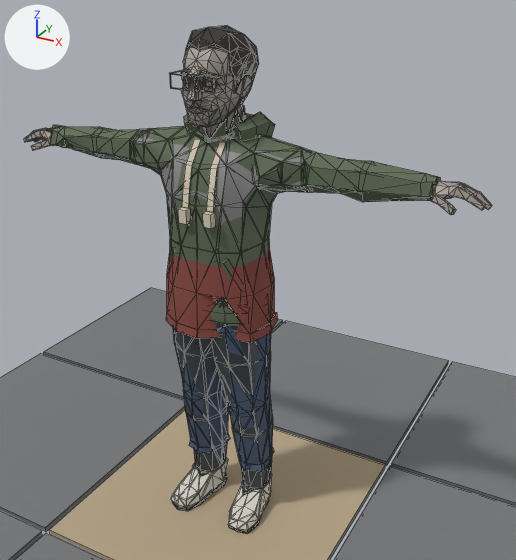
The Blender file assets/source/characters/survivor_01/survivor_01.blend: old version first, new version second.
The view is the same before and after, from a 50 mm camera at (1.21, -1.949, 1.946) aimed at (0.099, 0.072, 0.936). Every picture has the same lights, and +X, +Y and +Z are marked at upper left. The first picture is the older version. Mesh edges are drawn as thin lines on the coarser meshes.

The first picture shows 'review_floor', 'survivor_01', 'survivor_01_hoodie', 'survivor_01_jeans', 'survivor_01_t_shirt', 'survivor_01_trainers' and 1 more.
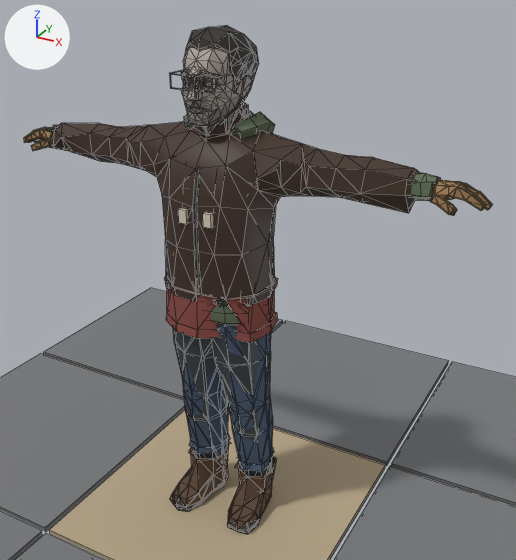
Boxes (x1, y1, x2, y2) around the edits, measured in the pictures (516 x 560 px):
'survivor_01_leather_jacket', added: after (49, 103, 419, 306)
    faces in mat_pal_leather_brown (brown #3f2c22): (49, 103, 419, 306)
    faces in mat_pal_steel (grey #8b8e90): (194, 168, 202, 297)
'survivor_01_work_boots', added: after (170, 441, 276, 534)
    faces in mat_pal_boot_brown (brown #5a4231): (172, 441, 276, 530)
    faces in mat_pal_rubber (dark grey #363634): (170, 479, 260, 534)
'survivor_01_work_gloves', added: after (24, 127, 492, 216)
'survivor_01_jumper', added (mostly hidden): after (226, 106, 245, 126)
'survivor_01_hoodie', unchanged, covered by the edit: before (46, 106, 440, 324); after (46, 112, 440, 324)
'survivor_01_trainers', unchanged, covered by the edit: before (171, 457, 272, 534)

The change, as a diff of the scene's bpy script:
```diff
--- a/assets/source/characters/survivor_01/survivor_01.blend.py
+++ b/assets/source/characters/survivor_01/survivor_01.blend.py
@@ mat_pal_glove_tan @@
+mat_pal_glove_tan = principled_material('pal.glove_tan')
+mat_pal_glove_tan.base_color = (0.323, 0.195, 0.0802)  # brown #9a7a50
+mat_pal_glove_tan.roughness = 0.85
@@ mat_pal_rubber @@
+mat_pal_rubber = principled_material('pal.rubber')
+mat_pal_rubber.base_color = (0.0369, 0.0369, 0.0343)  # dark grey #363634
+mat_pal_rubber.roughness = 0.9
@@ mat_pal_boot_brown @@
+mat_pal_boot_brown = principled_material('pal.boot_brown')
+mat_pal_boot_brown.base_color = (0.102, 0.0545, 0.0307)  # brown #5a4231
+mat_pal_boot_brown.roughness = 0.7
@@ mat_pal_leather_brown @@
+mat_pal_leather_brown = principled_material('pal.leather_brown')
+mat_pal_leather_brown.base_color = (0.0497, 0.0252, 0.016)  # brown #3f2c22
+mat_pal_leather_brown.roughness = 0.55
@@ mat_pal_steel @@
+mat_pal_steel = principled_material('pal.steel')
+mat_pal_steel.base_color = (0.258, 0.27, 0.279)  # grey #8b8e90
+mat_pal_steel.metallic = 0.8
+mat_pal_steel.roughness = 0.4
@@ mat_pal_fabric_navy @@
+mat_pal_fabric_navy = principled_material('pal.fabric_navy')
+mat_pal_fabric_navy.base_color = (0.0482, 0.0666, 0.12)  # dark blue #3e4961
+mat_pal_fabric_navy.roughness = 0.95
@@ me_survivor_01_work_gloves @@
+me_survivor_01_work_gloves.from_pydata(...)  # 192 vertices, 340 faces; spans x -0.86..0.87, y -0.07..0.05, z 1.31..1.41
+me_survivor_01_work_gloves.polygons.foreach_set('use_smooth', [True] * 340)
+me_survivor_01_work_gloves.materials.append(mat_pal_glove_tan)  # brown #9a7a50
@@ me_survivor_01_work_boots @@
+me_survivor_01_work_boots.from_pydata(...)  # 100 vertices, 170 faces; spans x -0.187..0.194, y -0.171..0.123, z 0.0..0.17
+me_survivor_01_work_boots.polygons.foreach_set('use_smooth', [True] * 170)
+# faces by material slot: [100, 70]
+me_survivor_01_work_boots.materials.append(mat_pal_boot_brown)  # brown #5a4231
+me_survivor_01_work_boots.materials.append(mat_pal_rubber)  # dark grey #363634
@@ me_survivor_01_leather_jacket @@
+me_survivor_01_leather_jacket.from_pydata(...)  # 333 vertices, 471 faces; spans x -0.711..0.661, y -0.181..0.135, z 0.908..1.55
+me_survivor_01_leather_jacket.polygons.foreach_set('use_smooth', [True] * 471)
+# faces by material slot: [466, 5]
+me_survivor_01_leather_jacket.materials.append(mat_pal_leather_brown)  # brown #3f2c22
+me_survivor_01_leather_jacket.materials.append(mat_pal_steel)  # grey #8b8e90
@@ me_survivor_01_jumper @@
+me_survivor_01_jumper.from_pydata(...)  # 285 vertices, 432 faces; spans x -0.71..0.661, y -0.165..0.121, z 0.899..1.542
+me_survivor_01_jumper.polygons.foreach_set('use_smooth', [True] * 432)
+me_survivor_01_jumper.materials.append(mat_pal_fabric_navy)  # dark blue #3e4961
@@ ob_survivor_01_work_gloves @@
+ob_survivor_01_work_gloves = bpy.data.objects.new('survivor_01_work_gloves', me_survivor_01_work_gloves)
+ob_survivor_01_work_gloves.location = (0.0, 0.0, 0.0)
@@ ob_survivor_01_work_boots @@
+ob_survivor_01_work_boots = bpy.data.objects.new('survivor_01_work_boots', me_survivor_01_work_boots)
+ob_survivor_01_work_boots.location = (0.0, 0.0, 0.0)
@@ ob_survivor_01_leather_jacket @@
+ob_survivor_01_leather_jacket = bpy.data.objects.new('survivor_01_leather_jacket', me_survivor_01_leather_jacket)
+ob_survivor_01_leather_jacket.location = (0.0, 0.0, 0.0)
@@ ob_survivor_01_jumper @@
+ob_survivor_01_jumper = bpy.data.objects.new('survivor_01_jumper', me_survivor_01_jumper)
+ob_survivor_01_jumper.location = (0.0, 0.0, 0.0)
```
